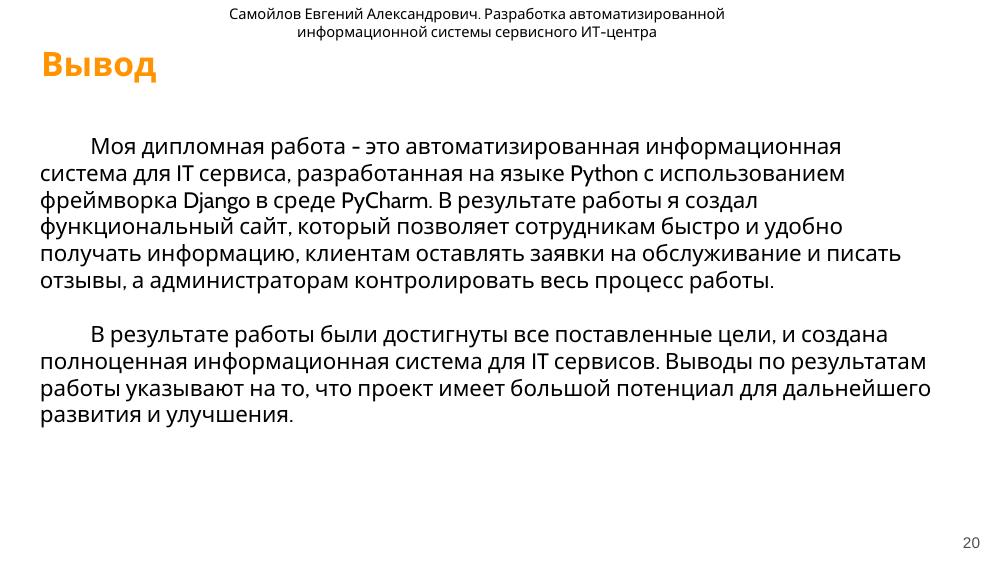
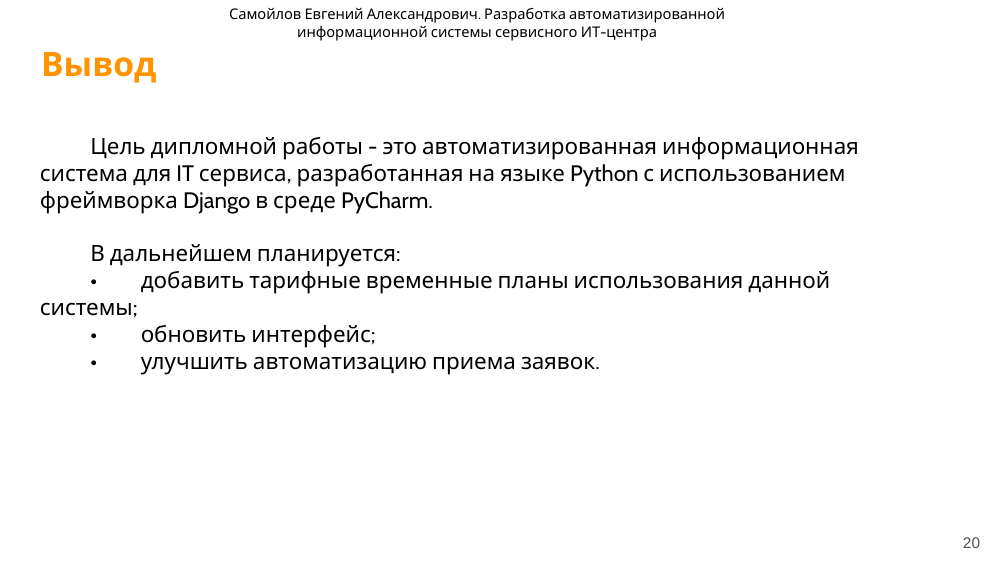
Before and after one commit to doesdi/diploma, a slide deck: slide 20 of Презентация_ВКР.pptx. Drawn at 1008x567 pixels with LibreOffice and Linux fonts; fonts in the diff are those of the drawing; background and template pictures are left out. Boxes give left, top, right and bottom in pixels: in the first picture for what was removed or moved away, otherwise in the second. Text is boxed around its words. In the diff, an @@ line names an element or a change of style, - is before the commit and + after.

```diff
--- a/Презентация_ВКР.pptx
+++ b/Презентация_ВКР.pptx
@@ text at bbox=[40, 137, 859, 374]: text changed @@
-Моя дипломная работа - это автоматизированная информационная система для IT сервиса, разработанная на языке Python с использованием фреймворка Django в среде PyCharm. В результате работы я создал функциональный сайт, который позволяет сотрудникам быстро и удобно получать информацию, клиентам оставлять заявки на обслуживание и писать отзывы, а администраторам контролировать весь процесс работы.
-В результате работы были достигнуты все поставленные цели, и создана полноценная информационная система для IT сервисов. Выводы по результатам работы указывают на то, что проект имеет большой потенциал для дальнейшего развития и улучшения.
+Цель дипломной работы - это автоматизированная информационная система для IT сервиса, разработанная на языке Python с использованием фреймворка Django в среде PyCharm.
+В дальнейшем планируется:
+• добавить тарифные временные планы использования данной системы;
+• обновить интерфейс;
+• улучшить автоматизацию приема заявок.
```
Also in this commit, not shown: 11 other slides changed, 1 slide added, 1 slide removed, 5 other files.
